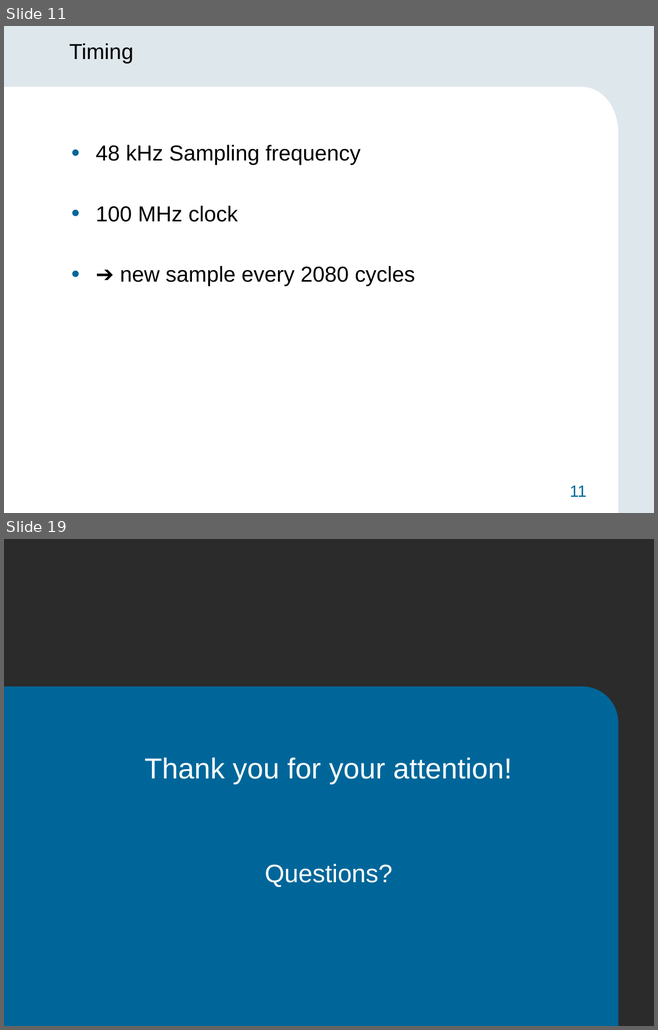
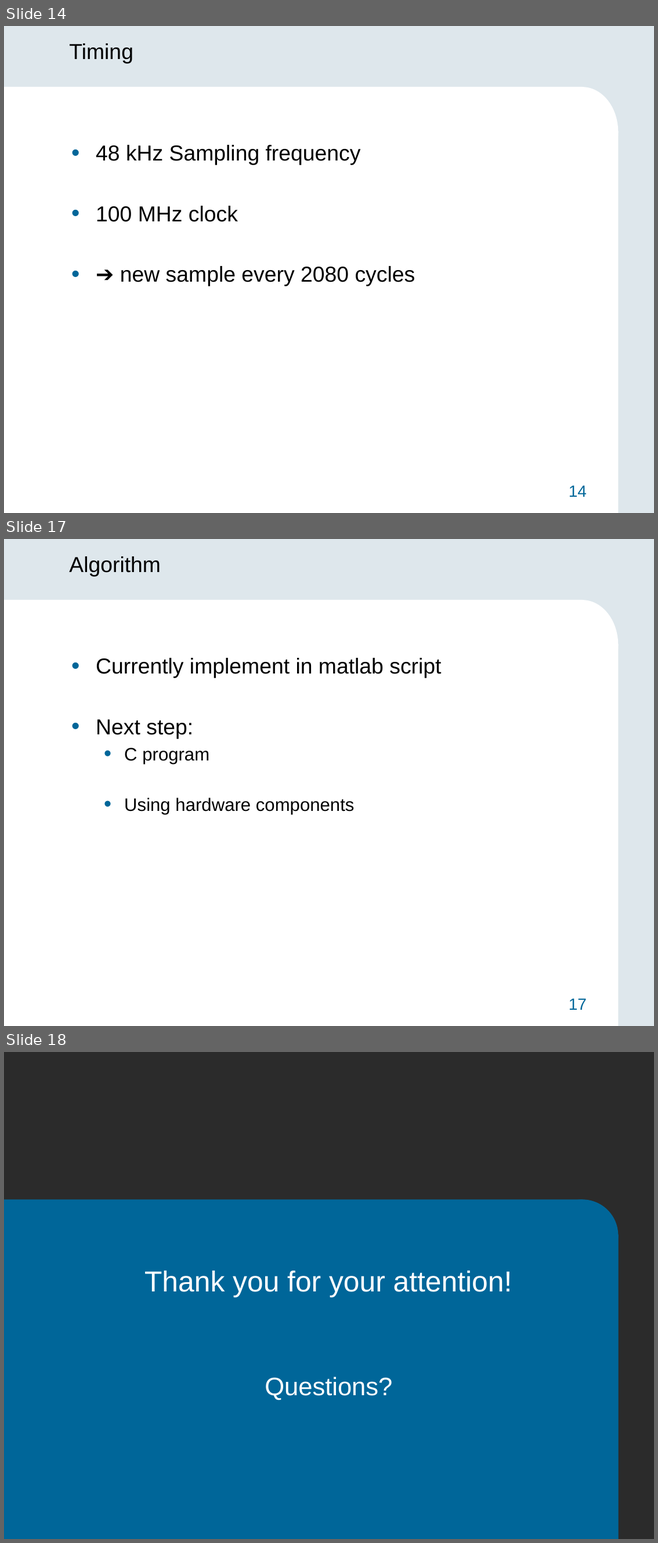
Before and after one commit to 1chor/hw_sw_codesign, a slide deck: Präsentation/Midterm_Präsentation.pptx. Shown one above the other, each under a label of ours: slides 11 and 19 before the commit, slides 14, 17 and 18 after it; the slides between them are not shown. The pictures are 658x1030 and 658x1543 pixels, drawn with LibreOffice and Linux fonts; fonts in the diff are those of the drawing; background and template pictures are left out; a plain dark background stands for a picture behind light text. Boxes give left, top, right and bottom in pixels: in the first picture for what was removed or moved away, otherwise in the second. Text is boxed around its words. In the diff, an @@ line names an element or a change of style, - is before the commit and + after.

```diff
--- a/Präsentation/Midterm_Präsentation.pptx
+++ b/Präsentation/Midterm_Präsentation.pptx
@@ slide 17 added at [4,539,654,1026], background #DEE7EC; not listed: 4 template elements that a slide beside it also shows @@
@@ title added at [69,556,161,576], 24 pt, text #000000 @@
+Algorithm
@@ text added at [96,658,441,815], 24 pt, text #000000 @@
+• Currently implement in matlab script
+• Next step:
+  • C program
+  • Using hardware components
@@ what was slide 11 is now slide 14 @@
@@ page number at [568,485,586,497]: text changed @@
-11
+14
@@ what was slide 19 is now slide 18 @@
```
Also in this commit, not shown: 5 slides changed, 4 other slides added, 6 slides removed, 2 other files.
